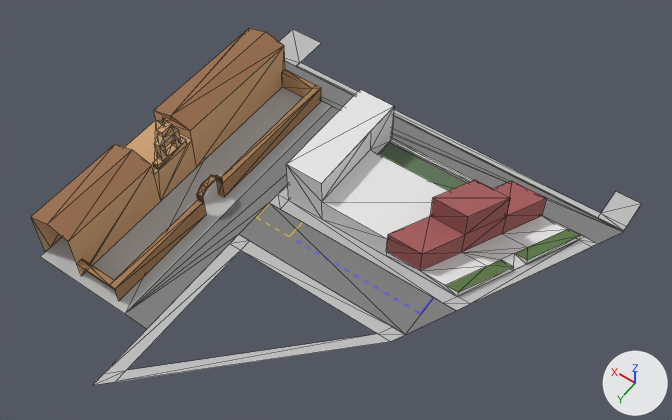
Renders of the glTF model assets/models/chunks/inmaculada.glb from each side of a commit.
The view is the same before and after, from a 50 mm lens placed at (-8.8, 100.9, 105.9), pointed at (35.4, 39.0, 8.7). The axes (+X, +Y, +Z) are drawn at lower right. The lights are the same throughout. The picture after the commit comes second. Mesh edges are drawn as thin lines on the coarser meshes. Where no turn or scale is listed for an object, it has been applied to the vertices. Vertices at exactly the same position are counted once.

In view in the first picture: 'Hospital', 'Institute', 'Juventud', 'Roads', 'Sidewalk'.
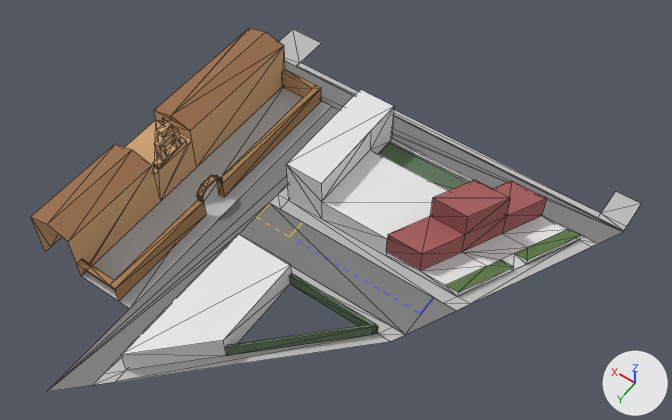
Edits to the bpy script that builds the scene:
```text
Add mat_material:
    mat_material = principled_material('Material')
    mat_material.base_color = (0.117, 0.181, 0.102)  # greyish green #60765a
    mat_material.roughness = 1.0
Change me_plane_002:
    where me_plane_002.from_pydata(...)  # 48 vertices, 48 faces; spans x 0.0..64.0, y -10.0..58.0, z 0.0..0.2
    used by ob_sidewalk; location = (4.0, 16.0, 0.0)
    me_plane_002 part 1
    me_plane_002.vertices[17].co: (64.0, 1.0, 0.0) -> (57.0, 1.0, 0.0)
    me_plane_002.vertices[28].co: (48.0, 48.0, 0.0) -> (48.0, 47.0, 0.0)  # pixel (124, 313) -> pixel (129, 308)
    me_plane_002.vertices[33].co: (64.0, 48.0, 0.0) -> (57.0, 47.0, 0.0)  # pixel (40, 256) -> pixel (81, 276)
Change me_plane_001:
    used by ob_roads; location = (4.0, 15.0, 0.0)
    remove me_plane_001.from_pydata(...)  # 13 vertices, 11 faces; spans x 0.0..64.0, y -2.0..49.0, z 0.0
    add me_plane_001.from_pydata(...)  # 13 vertices, 11 faces; spans x 0.0..64.0, y -2.0..63.0, z 0.0
    me_plane_001 part 2
    me_plane_001.vertices[5].co: (44.0, 49.0, 0.0) -> (44.0, 59.0, 0.0)  # pixel (146, 329) -> pixel (92, 385)
    me_plane_001.vertices[6].co: (48.0, 49.0, 0.0) -> (48.0, 63.0, 0.0)  # pixel (124, 313) -> pixel (46, 391)
Add me_cube:
    me_cube.from_pydata([(-8.0, -1.0, -1.0), (-8.0, -1.0, 3.0), (-8.0, 13.0, -1.0), (-8.0, 13.0, 3.0), (1.0, -1.0, -1.0), (1.0, -1.0, 3.0), (1.0, 22.0, -1.0), (1.0, 22.0, 3.0)], [], [(0, 1, 3), (0, 3, 2), (2, 3, 7), (2, 7, 6), (6, 7, 5), (6, 5, 4), (4, 5, 1), (4, 1, 0), (7, 3, 1), (7, 1, 5)])
Add me_plane_004:
    me_plane_004.from_pydata([(-4.5, 0.0, 0.0), (9.0, 0.0, 0.0), (-4.0, 0.5, 0.0), (9.0, 0.5, 0.0), (-5.0, 0.0, 0.0), (-4.5, 0.5, 0.0), (9.0, 13.5, 0.0), (9.0, 14.0, 0.0), (-4.0, 0.5, 2.0), (-4.5, 0.0, 2.0), (9.0, 0.0, 2.0), (9.0, 0.5, 2.0), (-4.5, 0.5, 2.0), (-5.0, 0.0, 2.0), (9.0, 13.5, 2.0), (9.0, 14.0, 2.0)], [], [(9, 10, 11), (9, 11, 8), (9, 8, 12), (9, 12, 13), (12, 8, 14), (12, 14, 15), (5, 4, 13), (5, 13, 12), (2, 6, 14), (2, 14, 8), (4, 0, 9), (4, 9, 13), (3, 2, 8), (3, 8, 11), (0, 1, 10), (0, 10, 9), (7, 5, 12), (7, 12, 15)])
    me_plane_004.materials.append(mat_material)  # greyish green #60765a
Add ob_buildings:
    ob_buildings = bpy.data.objects.new('Buildings', me_cube)
    ob_buildings.location = (45.0, 48.0, 1.0)
Add ob_bush:
    ob_bush = bpy.data.objects.new('Bush', me_plane_004)
    ob_bush.location = (28.0, 47.0, 0.0)
```

Where the change shows, as pixel boxes (x1, y1, x2, y2) in the pictures (672 x 420 px; the box of a moved part takes in the faces that stretch with it):
'Sidewalk', reshaped (7% narrower): before (40, 29, 641, 385); after (82, 29, 641, 385)
'Roads', reshaped (16% wider, 21% taller): before (125, 61, 623, 335); after (47, 61, 623, 392)
'Buildings', added: after (121, 233, 292, 370)
'Bush', added: after (225, 274, 378, 356)
part 1 of me_plane_002, moved or reshaped: before (40, 87, 331, 314); after (82, 87, 331, 309)
part 2 of me_plane_001, moved or reshaped: before (125, 106, 339, 329); after (47, 106, 339, 392)
